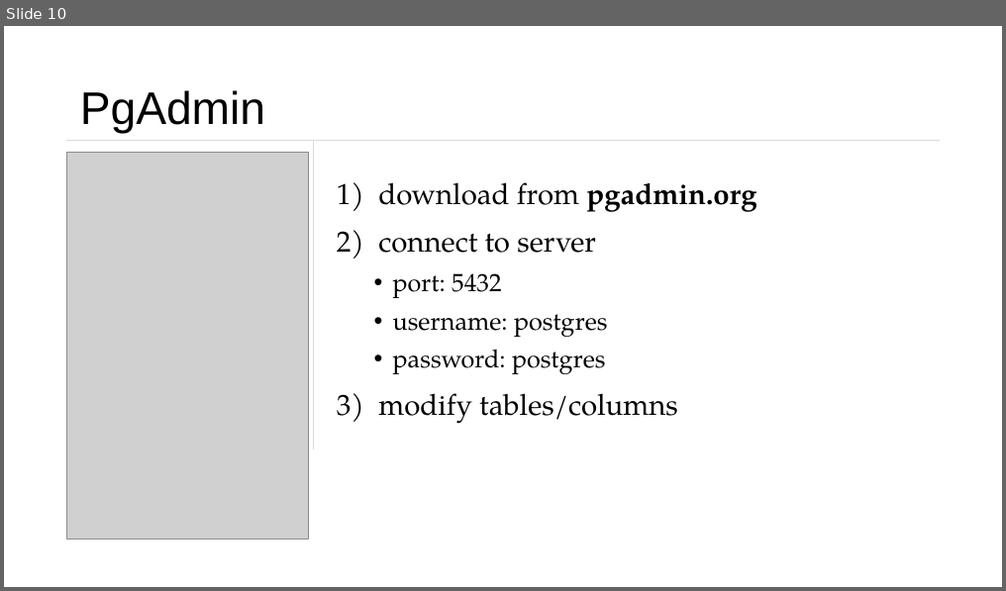
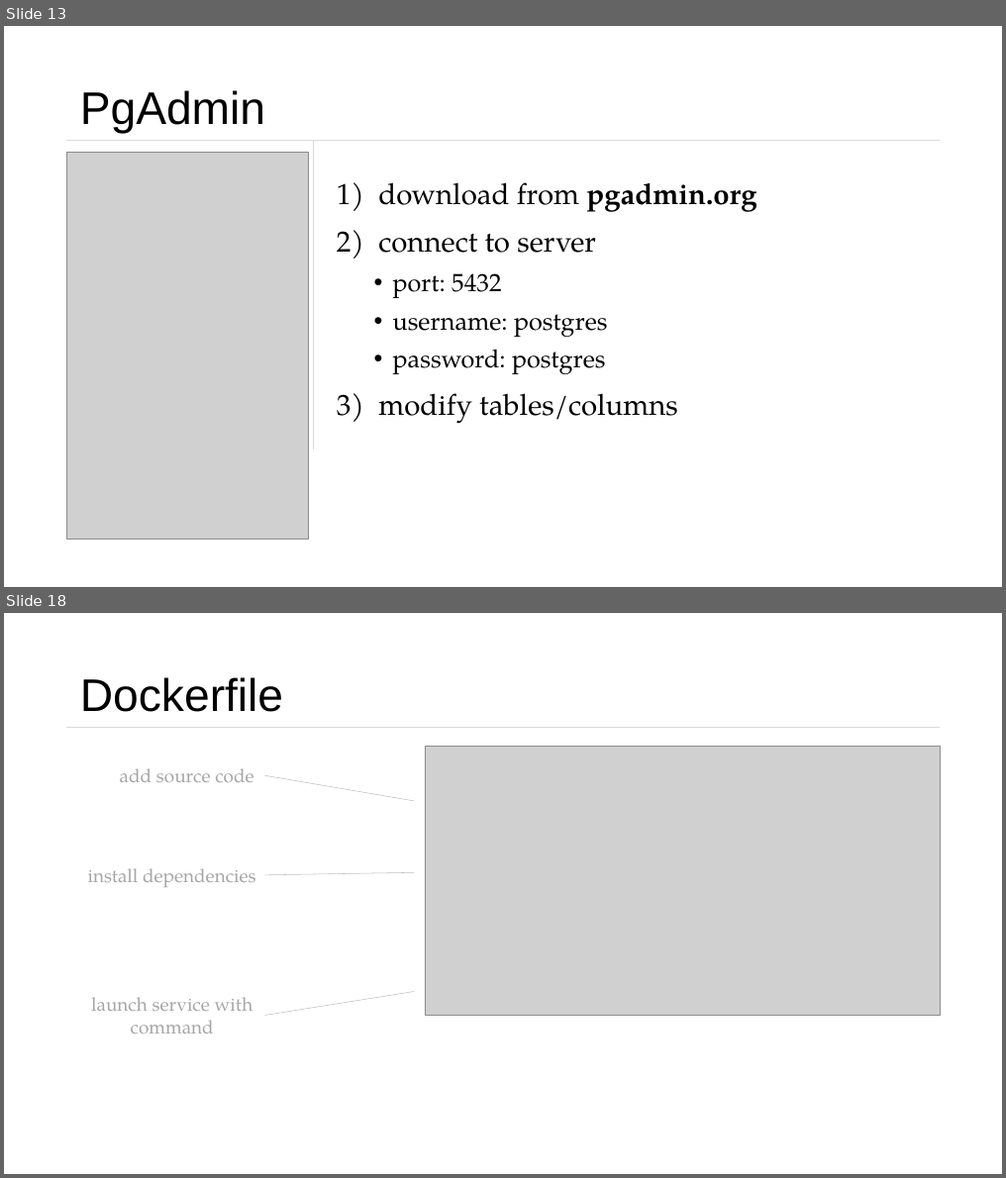
Before and after one commit to Vladnet47/Weather-Station, a slide deck: Presentation.pptx. Shown one above the other, each under a label of ours: slide 10 before the commit, slides 13 and 18 after it; the slides between them are not shown. The pictures are 1006x591 and 1006x1178 pixels, drawn with LibreOffice and Linux fonts; fonts in the diff are those of the drawing; grey boxes stand for pictures. Boxes give left, top, right and bottom in pixels: in the first picture for what was removed or moved away, otherwise in the second. Text is boxed around its words. In the diff, an @@ line names an element or a change of style, - is before the commit and + after.

```diff
--- a/Presentation.pptx
+++ b/Presentation.pptx
@@ slide 18 added at bbox=[4, 613, 1002, 1174], background #FFFFFF @@
@@ title added at bbox=[80, 677, 283, 712], 44 pt, text #000000 @@
+Dockerfile
@@ line added from (66, 728) to (940, 728), #D9D9D9 0.5 pt @@
@@ picture added at bbox=[425, 746, 940, 1015] @@
@@ text added at bbox=[120, 768, 253, 782], 18 pt, text #A6A6A6 @@
+add source code
@@ line added from (265, 775) to (414, 801), #BFBFBF 0.5 pt @@
@@ text added at bbox=[88, 868, 255, 887], 18 pt, text #A6A6A6 @@
+install dependencies
@@ line added from (265, 875) to (414, 872), #BFBFBF 0.5 pt @@
@@ text added at bbox=[91, 997, 253, 1034], 18 pt, text #A6A6A6 @@
+launch service with command
@@ line added from (265, 1016) to (414, 992), #BFBFBF 0.5 pt @@
@@ what was slide 10 is now slide 13 @@
```
Also in this commit, not shown: 1 slide changed, 6 other slides added.
